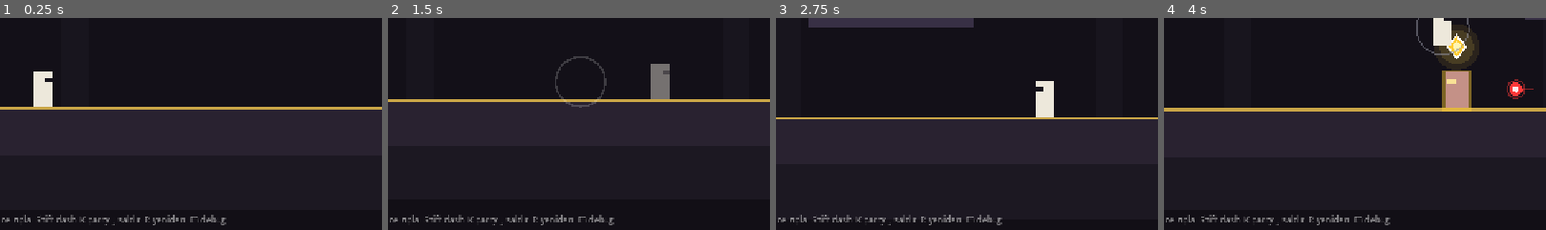
Above: before the commit, frames 1-4 (left to right).
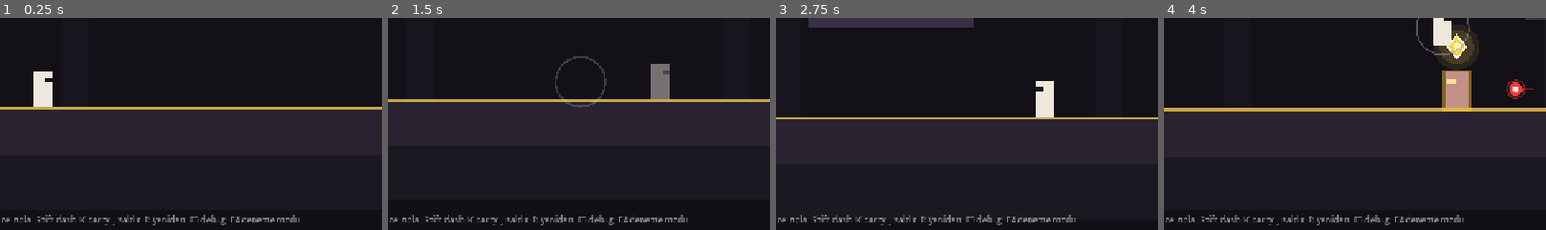
Above: after the commit, the same moments.

Repository: Atreudos/eclipse-of-sidera
Game: Godot game, scene res://levels/run.tscn
Same seed, same stepped clock (60 frames per second), same inputs: the game is played once before the commit and once after it.
Inputs (mouse positions are % of the whole screen's width and height, from its top left):
- Up to frame 1 (0.25 s): no input
- Up to frame 2 (1.5 s): tap Enter at 0.5 s; move the mouse to (72, 46) at 0.52 s; hold D (move_right) from 0.53 s (still down); tap J (attack) at 0.6 s; click (72, 46) at 0.67 s; tap Space (jump) at 0.77 s; tap Shift (dash) at 0.8, 1.35 s; move the mouse to (30, 56) at 1.27 s
- Up to frame 3 (2.75 s): tap Space (jump) at 1.52 s; tap K (parry) at 1.55, 2.1 s; move the mouse to (60, 28) at 2.02 s; release D (move_right) at 2.03 s; hold A (move_left) from 2.03 s (still down); tap J (attack) at 2.3 s
- Up to frame 4 (4 s): move the mouse to (45, 71) at 2.77 s; release A (move_left) at 2.78 s; hold D (move_right) from 2.78 s (still down); tap J (attack) at 2.85 s; click (45, 71) at 2.92 s; tap Space (jump) at 3.02, 3.77 s; tap Shift (dash) at 3.05, 3.6 s; move the mouse to (80, 66) at 3.52 s; tap K (parry) at 3.8 s
The pictures show only the part of the screen within x 11-61%, y 50-100%; the shares and areas given below are measured in that part.

The runs differ from the first frame. In frame 1, 0.3% of the frame differs, in the area x 60-79%, y 92-97%; in frame 2, 0.3%; in frame 3, 0.3%; in frame 4, 0.3%.

Commit message:
Deneme (god) modu: F4 ile can düşmez, dash ve parry bekleme yok; oda atlama F6'ya taşındı
- GameState.god_mode (F4), HUD'da DENEME MODU rozeti ve duyuru
- ActorBase.take_damage: _damage_after_defenses / _on_health_depleted kancaları
- Player: god modunda hasar can götürmez, dash şarjı harcanmaz, parry toparlanması yok

Co-Authored-By: Claude Sonnet 5.5 <noreply@anthropic.com>
Claude-Session: https://claude.ai/code/session_01WiyHfoSCdmTqdHnhqbx1Ep

Diff:
--- a/actors/actor_base.gd
+++ b/actors/actor_base.gd
@@ -112,12 +112,24 @@
 func take_damage(amount: int, source: Node = null) -> void:
 	if dead:
 		return
-	health = maxi(health - amount, 0)
+	var dealt := _damage_after_defenses(amount, source)
+	health = maxi(health - dealt, 0)
 	damaged.emit(amount, source)
 	EventBus.damage_dealt.emit(self, amount, source)
 	_hit_feedback(source)
 	if health <= 0:
-		die()
+		_on_health_depleted()
+
+
+## Savunmalar (hasar azaltma, bağışıklık kalbi, deneme modu...) sonrası canı gerçekten götürecek hasar.
+## Alt sınıflar değiştirir; `amount` saldırının ham gücüdür.
+func _damage_after_defenses(amount: int, _source: Node) -> int:
+	return amount
+
+
+## Can sıfıra indi. Alt sınıflar ölümü engelleyebilir (Çatlak El Aynası); varsayılan: öl.
+func _on_health_depleted() -> void:
+	die()
 
 
 ## Can yeniler (en çok max_health'e kadar). Gerçekten kazanılan can miktarını döndürür.
--- a/actors/player/player.gd
+++ b/actors/player/player.gd
@@ -226,9 +226,9 @@
 		collision_mask |= Layers.ENEMY
 
 
-## Dash yapılabilir mi? (şarj var ya da Soğukkanlı'nın serbest süresi sürüyor)
+## Dash yapılabilir mi? (şarj var, serbest dash süresi sürüyor ya da deneme modu açık)
 func can_dash() -> bool:
-	return dash_charges > 0 or free_dash_t > 0.0
+	return GameState.god_mode or dash_charges > 0 or free_dash_t > 0.0
 
 
 ## Hareketten sonra: düşman gövdesine çarpan dash erken biter; düşmanın başına konulursa yana kayılır.
@@ -319,6 +319,9 @@
 	else:
 		_coyote = maxf(_coyote - delta, 0.0)
 	var max_charges := stats.int_value("dash_charges")
+	if GameState.god_mode and dash_charges < max_charges:
+		dash_charges = max_charges
+		dash_charges_changed.emit(dash_charges, max_charges)
 	if dash_charges < max_charges:
 		_dash_recharge_t += delta
 		if _dash_recharge_t >= stats.value("dash_recharge"):
@@ -391,8 +394,8 @@
 # ---------------------------------------------------------------- dash
 
 func _start_dash() -> void:
-	if free_dash_t <= 0.0:
-		dash_charges -= 1
+	if free_dash_t <= 0.0 and not GameState.god_mode:
+		dash_charges = maxi(dash_charges - 1, 0)
 		dash_charges_changed.emit(dash_charges, stats.int_value("dash_charges"))
 	if absf(intent.move_x) > 0.05:
 		_dash_dir = 1 if intent.move_x > 0.0 else -1
@@ -433,6 +436,11 @@
 	_try_parry_zone()  # tuşa bastığın karede zaten içerideki mermiler
 
 
+## Parry'yi kaçırınca toparlanma süresi. Deneme modunda neredeyse yok (parry'yi bedavaya spamleyebilirsin).
+func parry_recovery_time() -> float:
+	return 0.04 if GameState.god_mode else stats.value("parry_recovery")
+
+
 func _parry_window_open() -> bool:
 	return state == State.PARRY and not _parry_recovering and _parry_t <= stats.value("parry_window")
 
@@ -446,11 +454,11 @@
 			_try_parry_zone()
 		else:
 			_parry_recovering = true
-			anim.trigger("parry_fail", stats.value("parry_recovery"))
+			anim.trigger("parry_fail", parry_recovery_time())
 			EventBus.parry_failed.emit(self)
 	else:
 		_apply_horizontal(delta, 0.4)
-		if _parry_t >= stats.value("parry_window") + stats.value("parry_recovery"):
+		if _parry_t >= stats.value("parry_window") + parry_recovery_time():
 			state = State.MOVE
 
 
@@ -566,6 +574,14 @@
 
 # ---------------------------------------------------------------- hasar / ölüm
 
+## Gelen hasardan canı gerçekten götürecek kısım. Deneme modunda hiçbir şey gitmez
+## (vuruş tepkisi, flaş ve ritim kaybı yine olur: ne olduğunu görebilirsin).
+func _damage_after_defenses(amount: int, _source: Node) -> int:
+	if GameState.god_mode:
+		return 0
+	return amount
+
+
 func _enter_hurt(hitbox: Hitbox) -> void:
 	if dead:
 		return
--- a/autoload/game_state.gd
+++ b/autoload/game_state.gd
@@ -3,6 +3,16 @@
 ## Umbra dövüşü (Aşama 4) buradaki envanteri kullanacak.
 
 signal umbra_changed
+signal god_mode_changed(enabled: bool)
+
+## Deneme (god) modu, F4 ile açılıp kapanır: can düşmez, dash/parry bekleme yok. Geliştirme ve deneme içindir.
+## `reset()` bunu kapatmaz: ölüp yeniden başlasan da açık kalır.
+var god_mode := false:
+	set(value):
+		if god_mode == value:
+			return
+		god_mode = value
+		god_mode_changed.emit(value)
 
 ## Oyuncunun seçmeyip BIRAKTIĞI eşyalar: Umbra bunları alır.
 var umbra_items: Array[ItemData] = []
@@ -28,3 +38,9 @@
 		if it.id == item_id:
 			return true
 	return false
+
+
+func _unhandled_key_input(event: InputEvent) -> void:
+	var key := event as InputEventKey
+	if key != null and key.pressed and not key.echo and key.physical_keycode == KEY_F4:
+		god_mode = not god_mode
--- a/levels/run.gd
+++ b/levels/run.gd
@@ -248,12 +248,13 @@
 	hud.set_summary(stats)
 
 
-## Geliştirici kısayolu: F4 = odadaki herkesi öldür ve odayı temizle (akışı hızlı denemek için).
+## Geliştirici kısayolu: F6 = odadaki herkesi öldür ve odayı temizle (akışı hızlı denemek için).
+## (F4 = deneme/god modu, F5 = eşya menüsü.)
 func _unhandled_key_input(event: InputEvent) -> void:
 	var key := event as InputEventKey
 	if key == null or not key.pressed or key.echo:
 		return
-	if key.physical_keycode == KEY_F4:
+	if key.physical_keycode == KEY_F6:
 		skip_room()
 
 
--- a/tests/run_tests.gd
+++ b/tests/run_tests.gd
@@ -103,6 +103,7 @@
 		"sersemleme_sagitta": _test_stagger_sagitta,
 		"sersemleme_kurallar": _test_stagger_rules,
 		"parry_oran": _test_parry_ratio,
+		"god_modu": _test_god_mode,
 		"esya_db": _test_items_db,
 		"esya_envanter": _test_inventory,
 		"esya_etki_dash": _test_item_dash_effects,
@@ -1906,6 +1907,80 @@
 
 
 
+# ------------------------------------------------------------------ deneme (god) modu
+
+func _f_key(code: Key) -> InputEventKey:
+	var e := InputEventKey.new()
+	e.physical_keycode = code
+	e.pressed = true
+	return e
+
+
+func _test_god_mode() -> void:
+	await _new_world("Deneme modu (F4): can düşmez, dash ve parry bekleme yok")
+	GameState.god_mode = false
+	var p := _spawn_player()
+	await _frames(2)
+	check(not GameState.god_mode, "varsayılan: kapalı")
+	GameState._unhandled_key_input(_f_key(KEY_F4))
+	check(GameState.god_mode, "F4 modu açtı")
+	var hp0 := p.health
+	p.take_damage(3, null)
+	check(p.health == hp0 and not p.dead, "3 hasar aldı ama can düşmedi (%d/%d)" % [p.health, hp0])
+	p.take_damage(99, null)
+	check(p.health == hp0 and not p.dead, "ölümcül hasar da öldürmedi")
+	# dash: şarj bitse de yapılır, harcanmaz
+	p.dash_charges = 0
+	check(p.can_dash(), "şarjsız bile dash yapılabilir")
+	p.intent.dash_pressed = true
+	await _frames(2)
+	check(p.state == Player.State.DASH, "dash başladı")
+	check(p.dash_charges == p.stats.int_value("dash_charges"), "şarjlar anında dolu (%d)" % p.dash_charges)
+	await _frames(20)
+	var dashes := 0
+	for i in 5:
+		p.intent.dash_pressed = true
+		await _frames(2)
+		if p.state == Player.State.DASH:
+			dashes += 1
+		await _frames(14)
+	check(dashes == 5, "art arda 5 dash: hepsi yapıldı (%d)" % dashes)
+	# parry: kaçırınca toparlanma neredeyse yok
+	p.state = Player.State.MOVE
+	await _frames(3)
+	p.intent.parry_pressed = true
+	await _frames(2)
+	check(p.state == Player.State.PARRY, "parry açıldı")
+	await _frames(14)
+	check(p.state == Player.State.MOVE, "kaçırılan parry'den hemen çıkıldı (%s)" % Player.State.keys()[p.state])
+	# kapatınca her şey normale döner
+	GameState._unhandled_key_input(_f_key(KEY_F4))
+	check(not GameState.god_mode, "F4 tekrar basınca kapandı")
+	p.health = 4
+	p.invulnerable_t = 0.0
+	p.take_damage(1, null)
+	check(p.health == 3, "kapalıyken hasar can götürür (%d)" % p.health)
+	p.dash_charges = 0
+	check(not p.can_dash(), "kapalıyken şarjsız dash yok")
+	# Oda atlama artık F6'da
+	GameState.god_mode = false
+	await _new_world("Deneme modu: HUD rozeti ve oda atlama (F6)")
+	var run := _start_run(55)
+	await _frames(5)
+	check(not run.hud.overlay.god_mode, "rozet kapalı")
+	var ann0 := run.hud.announcer.count()
+	GameState.god_mode = true
+	check(run.hud.overlay.god_mode and run.hud.announcer.count() == ann0 + 1, "açılınca rozet çıktı ve duyuru yapıldı")
+	GameState.god_mode = false
+	check(not run.hud.overlay.god_mode, "kapanınca rozet gitti")
+	await _wait_until(func() -> bool: return run.current_room().alive_count() > 0, 200)
+	run._unhandled_key_input(_f_key(KEY_F4))
+	check(not run.current_room().is_cleared(), "F4 artık odayı atlamıyor")
+	run._unhandled_key_input(_f_key(KEY_F6))
+	check(run.current_room().is_cleared(), "F6 odayı temizledi")
+	run.queue_free()
+
+
 # ------------------------------------------------------------------ eşyalar (altyapı; içerik kullanıcının listesine göre gelecek)
 
 func _item(item_id: String) -> ItemData:
--- a/ui/hud.gd
+++ b/ui/hud.gd
@@ -33,11 +33,23 @@
 	_build()
 	player = get_tree().get_first_node_in_group("player") as Player
 	EventBus.rhythm_tier_changed.connect(_on_rhythm_tier_changed)
+	GameState.god_mode_changed.connect(_on_god_mode_changed)
+	overlay.god_mode = GameState.god_mode
 
 
 func _exit_tree() -> void:
 	if EventBus.rhythm_tier_changed.is_connected(_on_rhythm_tier_changed):
 		EventBus.rhythm_tier_changed.disconnect(_on_rhythm_tier_changed)
+	if GameState.god_mode_changed.is_connected(_on_god_mode_changed):
+		GameState.god_mode_changed.disconnect(_on_god_mode_changed)
+
+
+func _on_god_mode_changed(enabled: bool) -> void:
+	overlay.god_mode = enabled
+	if enabled:
+		announcer.push_runs([["DENEME MODU ", GameFont.YELLOW], ["AÇIK", GameFont.WHITE]], 40, 1.4)
+	else:
+		announcer.push_runs([["DENEME MODU ", GameFont.WHITE], ["KAPALI", GameFont.YELLOW]], 40, 1.2)
 
 
 ## Kademe yükselince küçük bir duyuru (düşüşlerde sessiz).
@@ -76,7 +88,7 @@
 		_pip_fills.append(fill)
 
 	_hint_label = _make_label(root, Vector2(24, 682), 14)
-	_hint_label.text = "A/D hareket  Space zıpla  Shift dash  K parry  J saldır  R yeniden  F3 debug"
+	_hint_label.text = "A/D hareket  Space zıpla  Shift dash  K parry  J saldır  R yeniden  F3 debug  F4 deneme modu"
 	_hint_label.modulate = Color(1, 1, 1, 0.55)
 	rhythm_bar = RhythmBar.new()
 	rhythm_bar.name = "RhythmBar"
--- a/ui/run_overlay.gd
+++ b/ui/run_overlay.gd
@@ -16,6 +16,8 @@
 ## Oda temizlendi: sağa ilerle okunu göster.
 var cleared := false
 var dead := false
+## Deneme (god) modu açık: üstte rozet gösterilir.
+var god_mode := false
 ## Ölüm özeti: kills, rooms_cleared, best_combo, time
 var summary := {}
 
@@ -63,6 +65,9 @@
 			GameFont.draw_runs_centered(self, [["DALGA ", GameFont.WHITE], [str(shown), GameFont.YELLOW], ["/%d" % wave_total, GameFont.WHITE]], Vector2(w - MARGIN_RIGHT, 84.0), 22)
 	elif arena_wave > 0:
 		GameFont.draw_runs_centered(self, [["DALGA ", GameFont.WHITE], [str(arena_wave), GameFont.YELLOW]], Vector2(w - MARGIN_RIGHT, 44.0), 30)
+	if god_mode and not dead:
+		var pulse := 0.7 + 0.3 * sin(_t * 3.0)
+		GameFont.draw_runs_centered(self, [["DENEME MODU", GameFont.YELLOW]], Vector2(w * 0.5, 28.0), 24, pulse)
 	if cleared and not dead:
 		_draw_go_hint(w, h)
 	if dead:
Not shown, changed: README.md
